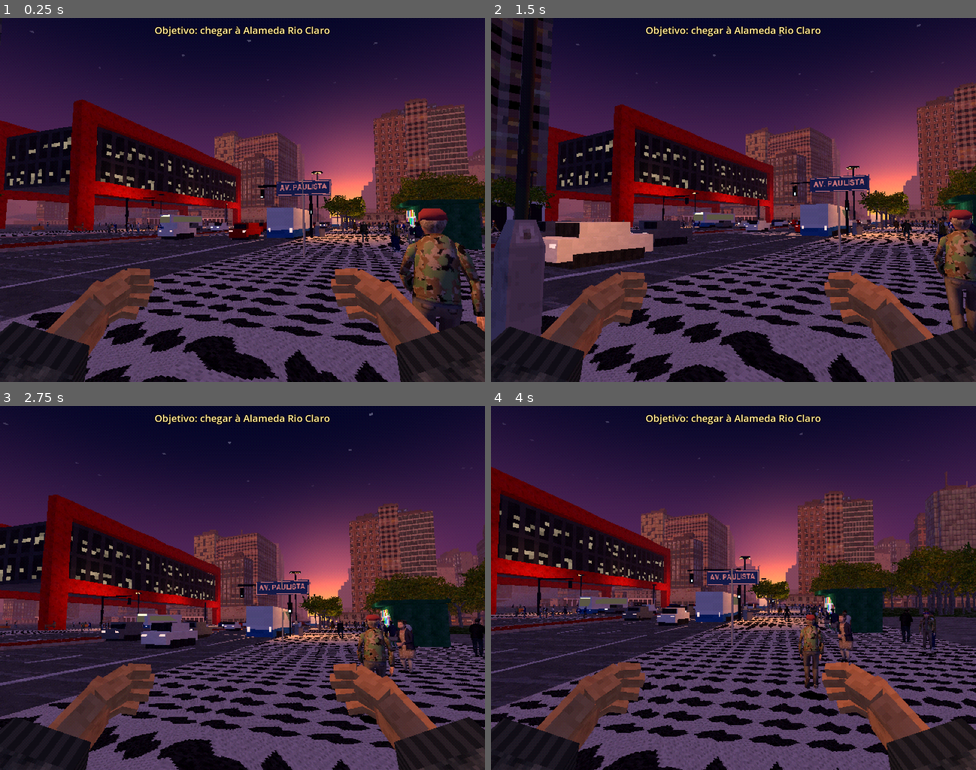
Above: before the commit, frames 1-4 (two rows, left to right).
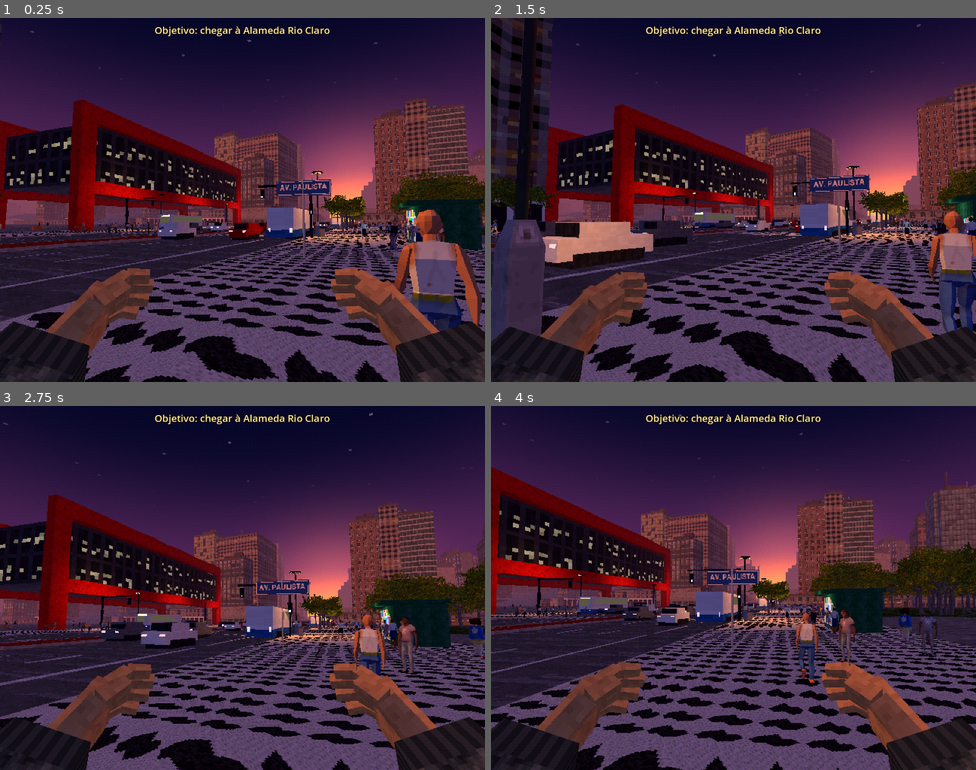
Above: after the commit, the same moments.

Repository: muricristino/walking-simulator-paulista
Game: Godot game, scene res://main.tscn
The game is run twice, just before and just after one commit, with the same random seed, the same clock (stepped at 60 frames per second) and the same inputs.
Inputs (mouse positions are in pixels of both pictures, inside the frame that each line leads up to):
- Up to frame 1 (0.25 s): no input
- Up to frame 2 (1.5 s): tap Enter at 0.5 s; move the mouse to (757, 200) at 0.52 s; hold Up (ui_up) from 0.53 s (still down); tap P at 0.6 s; tap Space at 0.77 s; move the mouse to (709, 200) at 1.27 s; tap T at 1.35 s
- Up to frame 3 (2.75 s): keep holding Up (ui_up); tap Space at 1.52 s; move the mouse to (252, 580) at 2.02 s; tap C at 2.1 s
- Up to frame 4 (4 s): keep holding Up (ui_up); move the mouse to (728, 595) at 2.77 s; tap Z at 2.85 s; tap Space at 3.02, 3.77 s; move the mouse to (767, 591) at 3.52 s; tap X at 3.6 s

The runs differ from the first frame. In frame 1, 3.8% of the frame differs, in the area x 0-100%, y 52-87%; in frame 2, 2.6%; in frame 3, 1.9%; in frame 4, 1.9%.

Commit message:
feat(katcho): retarget animations, add phone pose, fix cap owner

Diff:
--- a/scripts/katcho.gd
+++ b/scripts/katcho.gd
@@ -2,47 +2,79 @@
 
 const PS1 := preload("res://scripts/ps1.gdshader")
 const DIR := "res://assets/people/katcho/"
+const FPS := 24.0
+const ALIAS := {
+	"root": "hips", "hip": "hips", "hips": "hips", "back": "back", "spine": "back", "chest": "chest",
+	"neck": "neck", "head": "head", "arm_upper": "uarm", "upperarm": "uarm", "arm_a": "uarm",
+	"arm_lower": "larm", "lowerarm": "larm", "arm_b": "larm", "hand": "hand", "leg_upper": "uleg",
+	"upperleg": "uleg", "leg_a": "uleg", "leg_lower": "lleg", "lowerleg": "lleg", "leg_b": "lleg",
+	"foot": "foot", "toe": "toe",
+}
 
 const MODELS := {
-	"henry": {"scene": "henry/Henry.dae", "tex": ["henry/HenryTexture512.png"], "idle": "idle01", "walk": "walk", "stride": 1.35},
-	"mob01": {"scene": "mob01/mob01.dae", "tex": ["mob01/mob01.png"], "idle": "idle", "walk": "walk", "stride": 1.35},
-	"beggar": {"scene": "beggar/beggar.dae", "tex": ["beggar/beggar1st_x512i24.png", "beggar/beggar2nd_x512i24.png"], "idle": "idle", "walk": "walk", "stride": 1.3},
-	"granny": {"scene": "granny/Granny.dae", "tex": ["granny/granny.png"], "idle": "Oidle", "walk": "Owalk", "stride": 0.9},
-	"gramps": {"scene": "gramps/Gramps.dae", "tex": ["gramps/gramps.png"], "idle": "Idle", "walk": "Walk", "stride": 1.0},
+	"henry": {"scene": "henry/Henry.dae", "tex": ["henry/HenryTexture512.png", "henry/var_a.png", "henry/var_b.png"], "anims": {"idle": "idle01", "walk": "walk", "phone": "@phone"}, "stride": 1.3},
+	"mob01": {"scene": "mob01/mob01.dae", "tex": ["mob01/mob01.png", "mob01/var_a.png", "mob01/var_b.png"], "anims": {"idle": "idle", "walk": "walk", "phone": "@phone"}, "stride": 1.45},
+	"beggar": {"scene": "beggar/beggar.dae", "tex": ["beggar/beggar1st_x512i24.png", "beggar/beggar2nd_x512i24.png"], "anims": {"idle": "idle", "walk": "walk"}, "stride": 1.45},
+	"granny": {"scene": "granny/Granny.dae", "tex": ["granny/granny.png", "granny/var_a.png"], "anims": {"idle": "Oidle", "walk": "Owalk"}, "stride": 0.92},
+	"gramps": {"scene": "gramps/Gramps.dae", "tex": ["gramps/gramps.png", "gramps/var_a.png"], "anims": {"idle": "Idle", "walk": "Walk"}, "stride": 1.08},
+	"johndoe": {"scene": "johndoe/JohnDoe.dae", "tex": ["johndoe/paintSkin.png", "johndoe/paintSkin03.png", "johndoe/var_a.png", "johndoe/var_b.png"], "anims": {"idle": "idle", "walk": "walk", "phone": "@phone"}, "stride": 1.3},
+	"office_f": {"scene": "office_f/female_z.dae", "tex": ["office_f/female_base_001.png", "office_f/female_base_002.png", "office_f/female_base_003.png", "office_f/female_base_004.png", "office_f/female_base_005.png", "office_f/female_base_006.png"], "anims": {"idle": ["nanzy", "nanzy_idle"], "walk": ["nanzy", "nanzy_walk"], "phone": "@phone"}, "stride": 1.3, "hide": ["zf_head_02"]},
+	"office_m": {"scene": "office_m/male_z.dae", "tex": ["office_m/male_z01.png", "office_m/var_a.png", "office_m/var_b.png"], "anims": {"idle": ["mob01", "idle"], "walk": ["mob01", "walk"], "phone": "@phone"}, "stride": 1.4},
+	"nanzy": {"scene": "nanzy/Nanzy.dae", "tex": ["nanzy/Nanzy_x256_i86.png"], "anims": {"idle": "nanzy_idle", "walk": "nanzy_walk", "phone": "@phone"}, "stride": 1.3},
 }
 
 var mats := {}
 var scenes := {}
 var skins := {}
-
-
-func _mat(path: String) -> ShaderMaterial:
-	if mats.has(path):
-		return mats[path]
+var rigs := {}
+var baked := {}
+var shadow_mesh: ArrayMesh
+var phone_mesh: Mesh
+var phone_at := {}
+
+
+func _mat(path: String, tint := Color.WHITE) -> ShaderMaterial:
+	var key := path + str(tint)
+	if mats.has(key):
+		return mats[key]
 	var m := ShaderMaterial.new()
 	m.shader = PS1
 	m.set_shader_parameter("tex", load(DIR + path))
-	m.set_shader_parameter("tint", Color.WHITE)
+	m.set_shader_parameter("tint", tint)
 	m.set_shader_parameter("affine", 0.25)
-	mats[path] = m
+	mats[key] = m
 	return m
+
+
+func texs(model: String) -> Array:
+	var out := []
+	for t in MODELS[model].tex:
+		if ResourceLoader.exists(DIR + t):
+			out.append(t)
+	return out
 
 
 func variants() -> Array:
 	var out := []
 	for k in MODELS:
-		for i in MODELS[k].tex.size():
+		for i in texs(k).size():
 			out.append([k, i])
 	return out
 
 
-func make(model: String, tex_i := 0, height := 1.72) -> Dictionary:
+func _scene(model: String) -> PackedScene:
+	if not scenes.has(model):
+		scenes[model] = load(DIR + MODELS[model].scene)
+	return scenes[model]
+
+
+func make(model: String, tex_i := 0, height := 1.72, tint := Color.WHITE) -> Dictionary:
 	var spec: Dictionary = MODELS[model]
-	if not scenes.has(model):
-		scenes[model] = load(DIR + spec.scene)
-	var inst: Node3D = scenes[model].instantiate()
+	var inst: Node3D = _scene(model).instantiate()
 	var sk: Skeleton3D = inst.find_child("Skeleton3D", true, false)
-	var m := _mat(spec.tex[tex_i % spec.tex.size()])
+	var tl := texs(model)
+	var m := _mat(tl[tex_i % tl.size()], tint)
+	var hide: Array = spec.get("hide", [])
 	for c in inst.find_children("*", "MeshInstance3D", true, false):
 		var mi := c as MeshInstance3D
 		mi.cast_shadow = GeometryInstance3D.SHADOW_CASTING_SETTING_OFF
@@ -50,7 +82,7 @@
 		if mi.name == "Cap":
 			_hat(mi, sk, m, spec)
 			continue
-		if not skinned or mi.name == "CaneDummy":
+		if not skinned or mi.name == "CaneDummy" or hide.has(String(mi.name)):
 			mi.get_parent().remove_child(mi)
 			mi.free()
 			continue
@@ -67,10 +99,279 @@
 	box = _bounds(inst)
 	inst.position -= Vector3(box.get_center().x, box.position.y, box.get_center().z)
 	var ap: AnimationPlayer = inst.find_child("AnimationPlayer", true, false)
-	for a in [spec.idle, spec.walk]:
-		if ap and ap.has_animation(a):
-			ap.get_animation(a).loop_mode = Animation.LOOP_LINEAR
-	return {"root": root, "ap": ap, "spec": spec, "model": model, "scale": k}
+	var names := {}
+	for key in spec.anims:
+		var a := _resolve(model, key, ap, sk)
+		if a != "":
+			names[key] = a
+	return {"root": root, "ap": ap, "sk": sk, "spec": spec, "model": model, "scale": k, "anims": names, "stride": float(spec.stride) * height / 1.72}
+
+
+func _resolve(model: String, key: String, ap: AnimationPlayer, sk: Skeleton3D) -> String:
+	if not ap:
+		return ""
+	var want: Variant = MODELS[model].anims[key]
+	var out := ""
+	var pose := ""
+	if want is String and want.begins_with("@"):
+		pose = want.substr(1)
+		want = MODELS[model].anims.idle
+		if want is String:
+			want = [model, want]
+	if want is String:
+		out = want
+	else:
+		out = "x_" + key
+		if not ap.has_animation(out):
+			var anim := _bake(model, sk, ap, want[0], want[1], pose)
+			if anim:
+				ap.get_animation_library("").add_animation(out, anim)
+	if not ap.has_animation(out):
+		return ""
+	ap.get_animation(out).loop_mode = Animation.LOOP_LINEAR
+	return out
+
+
+static func canon(n: String) -> String:
+	var s := n.to_lower().replace("_bone", "")
+	var side := ""
+	if s.ends_with(".l") or s.ends_with(".r"):
+		side = s.right(2)
+		s = s.left(s.length() - 2)
+	return ALIAS.get(s, "") + side if ALIAS.has(s) else ""
+
+
+func _rig(model: String) -> Dictionary:
+	if rigs.has(model):
+		return rigs[model]
+	var inst: Node3D = _scene(model).instantiate()
+	var sk: Skeleton3D = inst.find_child("Skeleton3D", true, false)
+	var ap: AnimationPlayer = inst.find_child("AnimationPlayer", true, false)
+	var r := _rig_of(sk, _main_skin(MODELS[model], sk))
+	r.anims = {}
+	for a in ap.get_animation_list():
+		r.anims[a] = ap.get_animation(a)
+	inst.free()
+	rigs[model] = r
+	return r
+
+
+func _main_skin(spec: Dictionary, sk: Skeleton3D) -> Skin:
+	var best: MeshInstance3D = null
+	for c in sk.get_parent().find_children("*", "MeshInstance3D", true, false):
+		var mi := c as MeshInstance3D
+		if (mi.mesh.surface_get_format(0) & Mesh.ARRAY_FORMAT_BONES) == 0:
+			continue
+		if best == null or mi.mesh.get_faces().size() > best.mesh.get_faces().size():
+			best = mi
+	return _skin(spec, best.name, sk) if best else null
+
+
+func _rig_of(sk: Skeleton3D, skin: Skin) -> Dictionary:
+	var n := sk.get_bone_count()
+	var names := []
+	var parents := []
+	var rest := []
+	var glob := []
+	var order := []
+	var by_canon := {}
+	for b in n:
+		names.append(sk.get_bone_name(b))
+		parents.append(sk.get_bone_parent(b))
+		rest.append(sk.get_bone_rest(b))
+		glob.append(Transform3D.IDENTITY)
+		var c := canon(sk.get_bone_name(b))
+		if c != "" and not by_canon.has(c):
+			by_canon[c] = b
+	var depth := []
+	for b in n:
+		var d := 0
+		var p: int = parents[b]
+		while p >= 0:
+			d += 1
+			p = parents[p]
+		depth.append(d)
+	order = range(n)
+	order.sort_custom(func(a, b): return depth[a] < depth[b])
+	var ref := {}
+	if skin:
+		for i in skin.get_bind_count():
+			ref[skin.get_bind_bone(i) if skin.get_bind_bone(i) >= 0 else i] = skin.get_bind_pose(i).affine_inverse()
+	for b in order:
+		if ref.has(b):
+			glob[b] = ref[b]
+		else:
+			glob[b] = rest[b] if parents[b] < 0 else glob[parents[b]] * rest[b]
+	return {"names": names, "parents": parents, "rest": rest, "glob": glob, "order": order, "canon": by_canon}
+
+
+func _bake(model: String, sk: Skeleton3D, ap: AnimationPlayer, src_model: String, src_anim: String, pose := "") -> Animation:
+	var key := "%s>%s>%s" % [src_model + ":" + src_anim, model, pose]
+	if baked.has(key):
+		return baked[key]
+	var src := _rig(src_model)
+	if not src.anims.has(src_anim):
+		return null
+	var A: Animation = src.anims[src_anim]
+	var dst := _rig_of(sk, _main_skin(MODELS[model], sk))
+	var prefix := String(ap.get_node(ap.root_node).get_path_to(sk))
+	var rtrack := {}
+	var ptrack := {}
+	for t in A.get_track_count():
+		var bn := String(A.track_get_path(t).get_concatenated_subnames())
+		var bi: int = src.names.find(bn)
+		if bi < 0:
+			continue
+		if A.track_get_type(t) == Animation.TYPE_ROTATION_3D:
+			rtrack[bi] = t
+		elif A.track_get_type(t) == Animation.TYPE_POSITION_3D:
+			ptrack[bi] = t
+	var map := {}
+	for b in dst.names.size():
+		var c := canon(dst.names[b])
+		if c != "" and src.canon.has(c):
+			map[b] = src.canon[c]
+	var hs: int = src.canon.get("hips", -1)
+	var ht: int = dst.canon.get("hips", -1)
+	var ratio := 1.0
+	if hs >= 0 and ht >= 0:
+		ratio = absf(dst.glob[ht].origin.y) / maxf(absf(src.glob[hs].origin.y), 0.001)
+	var out := Animation.new()
+	out.length = A.length
+	out.loop_mode = Animation.LOOP_LINEAR
+	var otr := {}
+	var opt := {}
+	for b in dst.names.size():
+		var t := out.add_track(Animation.TYPE_ROTATION_3D)
+		out.track_set_path(t, NodePath(prefix + ":" + dst.names[b]))
+		otr[b] = t
+		t = out.add_track(Animation.TYPE_POSITION_3D)
+		out.track_set_path(t, NodePath(prefix + ":" + dst.names[b]))
+		opt[b] = t
+	var bl := []
+	for b in dst.names.size():
+		var p: int = dst.parents[b]
+		var g: Transform3D = dst.glob[b]
+		bl.append(g.orthonormalized() if p < 0 else ((dst.glob[p] as Transform3D).orthonormalized().affine_inverse() * g.orthonormalized()))
+	var over := {}
+	if pose == "phone":
+		over = _phone_dirs(dst)
+	var frames := maxi(2, int(ceil(A.length * FPS)) + 1)
+	var gs := []
+	gs.resize(src.names.size())
+	var gt := []
+	gt.resize(dst.names.size())
+	for f in frames:
+		var time := minf(f / FPS, A.length)
+		for b in src.order:
+			var r: Transform3D = src.rest[b]
+			var loc := r
+			if rtrack.has(b):
+				loc.basis = Basis(A.rotation_track_interpolate(rtrack[b], time)).scaled(r.basis.get_scale())
+			if ptrack.has(b):
+				loc.origin = A.position_track_interpolate(ptrack[b], time)
+			var p: int = src.parents[b]
+			gs[b] = loc if p < 0 else gs[p] * loc
+		for b in dst.order:
+			var p: int = dst.parents[b]
+			var pg: Transform3D = Transform3D.IDENTITY if p < 0 else gt[p]
+			var base: Transform3D = bl[b]
+			var lq := base.basis.get_rotation_quaternion()
+			if map.has(b):
+				var s: int = map[b]
+				var want_q: Quaternion = (gs[s] as Transform3D).basis.get_rotation_quaternion() * (src.glob[s] as Transform3D).basis.get_rotation_quaternion().inverse() * (dst.glob[b] as Transform3D).basis.get_rotation_quaternion()
+				if over.has(b):
+					var ov: Array = over[b]
+					want_q = ov[0] if ov[1] else ov[0] * want_q
+				lq = (pg.basis.get_rotation_quaternion().inverse() * want_q).normalized()
+			var o := base.origin
+			if b == ht and hs >= 0:
+				var d: Vector3 = ((gs[hs] as Transform3D).origin - (src.glob[hs] as Transform3D).origin) * ratio
+				var pr: Transform3D = Transform3D.IDENTITY if p < 0 else (dst.glob[p] as Transform3D).orthonormalized()
+				o += pr.basis.inverse() * d
+			out.rotation_track_insert_key(otr[b], time, lq)
+			out.position_track_insert_key(opt[b], time, o)
+			var loc := Transform3D(Basis(lq), o)
+			gt[b] = loc if p < 0 else pg * loc
+		if f == 0 and over.has(-1):
+			var hb: int = over[-1][0]
+			phone_at[model] = Transform3D(Basis(Quaternion(Vector3.UP, over[-1][1])), (gt[hb] as Transform3D).origin + over[-1][1] * over[-1][2])
+	baked[key] = out
+	return out
+
+
+func _phone_dirs(r: Dictionary) -> Dictionary:
+	var c: Dictionary = r.canon
+	var out := {}
+	if not (c.has("uarm.r") and c.has("larm.r") and c.has("hand.r")):
+		return out
+	var g: Array = r.glob
+	var ua: int = c["uarm.r"]
+	var la: int = c["larm.r"]
+	var ha: int = c["hand.r"]
+	var xr := signf((g[ua] as Transform3D).origin.x)
+	var fwd := Vector3(0, 0, 1)
+	var up_d := Vector3(-xr * 0.12, -1.0, 0.3).normalized()
+	var fore := (Vector3(-xr * 0.5, 0.0, 0.0) + fwd * 0.75 + Vector3.UP * 0.55).normalized()
+	var d_ua := ((g[la] as Transform3D).origin - (g[ua] as Transform3D).origin).normalized()
+	var d_la := ((g[ha] as Transform3D).origin - (g[la] as Transform3D).origin).normalized()
+	var rot := func(b: int) -> Quaternion: return (g[b] as Transform3D).basis.orthonormalized().get_rotation_quaternion()
+	out[ua] = [Quaternion(d_ua, up_d) * rot.call(ua), true]
+	out[la] = [Quaternion(d_la, fore) * rot.call(la), true]
+	out[ha] = [Quaternion(d_la, fore) * rot.call(ha), true]
+	if c.has("head"):
+		out[c.head] = [Quaternion(Vector3.RIGHT, 0.38), false]
+	var flen := ((g[ha] as Transform3D).origin - (g[la] as Transform3D).origin).length()
+	out[-1] = [ha, fore, flen * 0.3]
+	return out
+
+
+func phone(c: Dictionary) -> void:
+	if not phone_at.has(c.model):
+		return
+	if not phone_mesh:
+		var bm := BoxMesh.new()
+		bm.size = Vector3(0.07, 0.14, 0.014)
+		var m := ShaderMaterial.new()
+		m.shader = PS1
+		var im := Image.create(2, 2, false, Image.FORMAT_RGB8)
+		im.fill(Color(0.04, 0.04, 0.05))
+		m.set_shader_parameter("tex", ImageTexture.create_from_image(im))
+		m.set_shader_parameter("emit", Vector3(0.1, 0.13, 0.2))
+		bm.material = m
+		phone_mesh = bm
+	var sk: Skeleton3D = c.sk
+	var at: Transform3D = phone_at[c.model]
+	var mi := MeshInstance3D.new()
+	mi.mesh = phone_mesh
+	mi.cast_shadow = GeometryInstance3D.SHADOW_CASTING_SETTING_OFF
+	var basis := Basis(Quaternion(Vector3.UP, (at.basis * Vector3.UP).normalized()))
+	var gs := (sk.get_parent() as Node3D).transform.basis.get_scale().x * float(c.scale)
+	mi.transform = Transform3D(basis.scaled(Vector3.ONE / maxf(gs, 0.0001)), at.origin)
+	sk.add_child(mi)
+	c.phone = mi
+
+
+func shadow() -> ArrayMesh:
+	if shadow_mesh:
+		return shadow_mesh
+	var st := SurfaceTool.new()
+	st.begin(Mesh.PRIMITIVE_TRIANGLES)
+	for i in 8:
+		var a := TAU * i / 8.0
+		var b := TAU * (i + 1) / 8.0
+		for v in [Vector3(0, 0.012, 0), Vector3(cos(a) * 0.3, 0.012, sin(a) * 0.24), Vector3(cos(b) * 0.3, 0.012, sin(b) * 0.24)]:
+			st.set_normal(Vector3.UP)
+			st.set_uv(Vector2(0.5, 0.5))
+			st.add_vertex(v)
+	var m := ShaderMaterial.new()
+	m.shader = PS1
+	var im := Image.create(2, 2, false, Image.FORMAT_RGB8)
+	im.fill(Color(0.03, 0.03, 0.04))
+	m.set_shader_parameter("tex", ImageTexture.create_from_image(im))
+	shadow_mesh = st.commit()
+	shadow_mesh.surface_set_material(0, m)
+	return shadow_mesh
 
 
 func _hat(mi: MeshInstance3D, sk: Skeleton3D, m: Material, spec: Dictionary) -> void:
@@ -90,6 +391,7 @@
 	var ba := BoneAttachment3D.new()
 	ba.bone_name = "Head"
 	sk.add_child(ba)
+	mi.owner = null
 	mi.get_parent().remove_child(mi)
 	ba.add_child(mi)
 	mi.transform = bind * want
@@ -142,13 +444,14 @@
 	return out
 
 
-func play(c: Dictionary, walking: bool, offset := 0.0, speed := 1.0) -> void:
+func play(c: Dictionary, walking: Variant, offset := 0.0, speed := 1.0) -> void:
 	var ap: AnimationPlayer = c.ap
 	if not ap:
 		return
-	var a: String = c.spec.walk if walking else c.spec.idle
-	if not ap.has_animation(a):
+	var key: String = walking if walking is String else ("walk" if walking else "idle")
+	var a: String = c.anims.get(key, c.anims.get("idle", ""))
+	if a == "" or not ap.has_animation(a):
 		return
-	ap.play(a, 0.2, speed)
+	ap.play(a, 0.25, speed)
 	if offset > 0.0:
 		ap.seek(fmod(offset, ap.get_animation(a).length), true)
